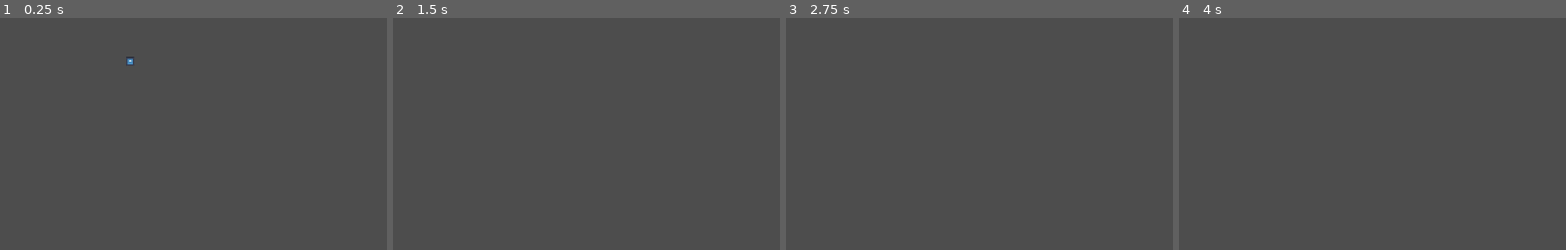
Above: before the commit, frames 1-4 (left to right).
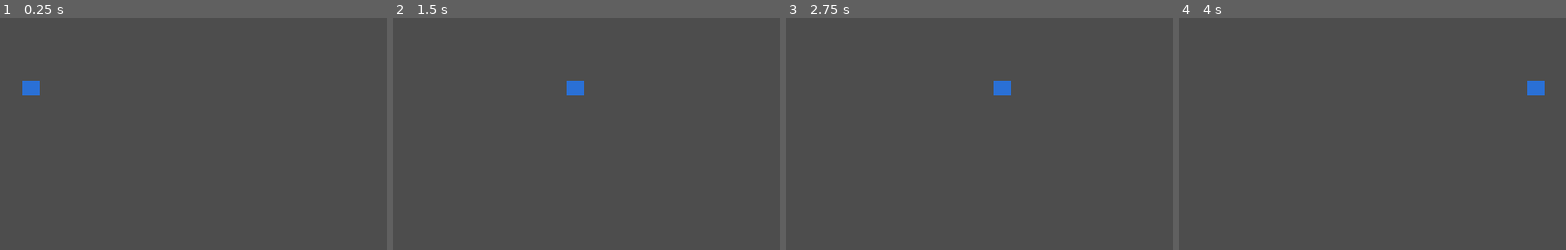
Above: after the commit, the same moments.

Repository: giuliosa/astral-genesis
Game: Godot game, scene res://Scenes/World/Test-world.tscn
Same seed, same stepped clock (60 frames per second), same inputs: the game is played once before the commit and once after it. Before the commit the project starts from res://Tests/test_map.tscn. The engine's default icon, where the game draws it, is replaced by a stand-in: a white triangle on a blue panel in a dark square.
Inputs:
- Up to frame 1 (0.25 s): no input
- Up to frame 2 (1.5 s): tap Enter (ui_accept) at 0.5, 0.6, 0.77, 1.07, 1.35 s; hold Right (ui_right) from 0.53 s (still down)
- Up to frame 3 (2.75 s): tap Enter (ui_accept) at 1.52, 1.82, 2.1 s; release Right (ui_right) at 2.03 s; hold Left (ui_left) from 2.03 s (still down)
- Up to frame 4 (4 s): release Left (ui_left) at 2.78 s; hold Right (ui_right) from 2.78 s (still down); tap Enter (ui_accept) at 2.85, 3.02, 3.32, 3.6, 3.77 s
The pictures show only the part of the screen within x 26-76%, y 30-80%; the shares and areas given below are measured in that part.
In our replay, the window is 799x449 before the commit and 640x480 after it. These sizes can differ from the game's own. Grey fills any space a smaller window leaves; there, only what the larger window draws over its background counts as a difference.

The runs differ from the first frame. In frame 1, 0.3% of the frame differs, in the area x 5-35%, y 16-34%; in frame 2, 0.3%; in frame 3, 0.3%; in frame 4, 0.3%.

Commit message:
Adding scenes

Diff:
--- a/CharacterBody2D.gd
+++ /dev/null
@@ -1,28 +0,0 @@
-extends CharacterBody2D
-
-
-const SPEED = 300.0
-const JUMP_VELOCITY = -400.0
-
-# Get the gravity from the project settings to be synced with RigidBody nodes.
-var gravity = ProjectSettings.get_setting("physics/2d/default_gravity")
-
-
-func _physics_process(delta):
-	# Add the gravity.
-	if not is_on_floor():
-		velocity.y += gravity * delta
-
-	# Handle jump.
-	if Input.is_action_just_pressed("ui_accept") and is_on_floor():
-		velocity.y = JUMP_VELOCITY
-
-	# Get the input direction and handle the movement/deceleration.
-	# As good practice, you should replace UI actions with custom gameplay actions.
-	var direction = Input.get_axis("ui_left", "ui_right")
-	if direction:
-		velocity.x = direction * SPEED
-	else:
-		velocity.x = move_toward(velocity.x, 0, SPEED)
-
-	move_and_slide()
--- /dev/null
+++ b/Scenes/Actors/Player/player.gd
@@ -0,0 +1,30 @@
+extends CharacterBody2D
+
+const ACCELERATION = 1000
+const FRICTION = 10000
+
+var max_speed = 180
+
+# Called when the node enters the scene tree for the first time.
+func _ready():
+	randomize()
+
+# Called every frame. 'delta' is the elapsed time since the previous frame.
+func _process(delta):
+	pass
+
+func _physics_process(delta):
+	move_state(delta)
+	pass
+
+func move_state(delta):
+	var input_vector = Vector2.ZERO
+	input_vector.x = Input.get_action_strength("ui_right") - Input.get_action_strength("ui_left")
+	input_vector.y = Input.get_action_strength("ui_down") - Input.get_action_strength("ui_up")
+	input_vector = input_vector.normalized()
+
+	if input_vector != Vector2.ZERO:
+		velocity = velocity.move_toward(input_vector * max_speed, ACCELERATION * delta)
+	else:
+		velocity = velocity.move_toward(Vector2.ZERO, FRICTION * delta)
+	move_and_slide()
--- /dev/null
+++ b/Scenes/Actors/Player/player.tscn
@@ -0,0 +1,20 @@
+[gd_scene load_steps=3 format=3 uid="uid://bpui2col3fpud"]
+
+[ext_resource type="Script" path="res://Scenes/Actors/Player/player.gd" id="1_7fj6v"]
+
+[sub_resource type="CapsuleShape2D" id="CapsuleShape2D_86euk"]
+radius = 4.0
+height = 22.0
+
+[node name="Player" type="CharacterBody2D"]
+script = ExtResource("1_7fj6v")
+
+[node name="Polygon2D" type="Polygon2D" parent="."]
+position = Vector2(-0.818182, -1.33333)
+scale = Vector2(1.63636, 1.66667)
+color = Color(0.168627, 0.439216, 0.839216, 1)
+polygon = PackedVector2Array(-5, -7, 0.441179, -7, 6, -7, 6, -2.49073, 6, 2, -5, 2)
+
+[node name="CollisionShape2D" type="CollisionShape2D" parent="."]
+rotation = 1.5708
+shape = SubResource("CapsuleShape2D_86euk")
--- /dev/null
+++ b/Scenes/World/Test-world.tscn
@@ -0,0 +1,8 @@
+[gd_scene load_steps=2 format=3 uid="uid://bycppogqwvvvi"]
+
+[ext_resource type="PackedScene" uid="uid://bpui2col3fpud" path="res://Scenes/Actors/Player/player.tscn" id="1_n68ou"]
+
+[node name="Test-world" type="Node2D"]
+
+[node name="Player" parent="." instance=ExtResource("1_n68ou")]
+position = Vector2(239, 222)
--- a/Tests/test_map.tscn
+++ /dev/null
@@ -1,21 +0,0 @@
-[gd_scene load_steps=4 format=3 uid="uid://oyl5qs3hc0nf"]
-
-[ext_resource type="Script" path="res://CharacterBody2D.gd" id="1_fx14q"]
-[ext_resource type="Texture2D" uid="uid://cwy1rg6cukkq8" path="res://icon.svg" id="2_e8ui7"]
-
-[sub_resource type="RectangleShape2D" id="RectangleShape2D_krj2k"]
-size = Vector2(14, 14)
-
-[node name="TestMap" type="Node2D"]
-
-[node name="Player" type="CharacterBody2D" parent="."]
-position = Vector2(492, 240)
-script = ExtResource("1_fx14q")
-metadata/_edit_group_ = true
-
-[node name="Sprite2D" type="Sprite2D" parent="Player"]
-scale = Vector2(0.1, 0.1)
-texture = ExtResource("2_e8ui7")
-
-[node name="CollisionShape2D" type="CollisionShape2D" parent="Player"]
-shape = SubResource("RectangleShape2D_krj2k")
--- a/project.godot
+++ b/project.godot
@@ -11,9 +11,51 @@
 [application]
 
 config/name="Astral Genesis"
-run/main_scene="res://Tests/test_map.tscn"
+run/main_scene="res://Scenes/World/Test-world.tscn"
 config/features=PackedStringArray("4.2", "GL Compatibility")
 config/icon="res://icon.svg"
+
+[display]
+
+window/size/viewport_width=640
+window/size/viewport_height=480
+window/size/resizable=false
+window/stretch/mode="viewport"
+
+[input]
+
+ui_left={
+"deadzone": 0.5,
+"events": [Object(InputEventKey,"resource_local_to_scene":false,"resource_name":"","device":0,"window_id":0,"alt_pressed":false,"shift_pressed":false,"ctrl_pressed":false,"meta_pressed":false,"pressed":false,"keycode":4194319,"physical_keycode":0,"key_label":0,"unicode":0,"echo":false,"script":null)
+, Object(InputEventJoypadButton,"resource_local_to_scene":false,"resource_name":"","device":0,"button_index":13,"pressure":0.0,"pressed":false,"script":null)
+, Object(InputEventJoypadMotion,"resource_local_to_scene":false,"resource_name":"","device":0,"axis":0,"axis_value":-1.0,"script":null)
+, null, Object(InputEventKey,"resource_local_to_scene":false,"resource_name":"","device":-1,"window_id":0,"alt_pressed":false,"shift_pressed":false,"ctrl_pressed":false,"meta_pressed":false,"pressed":false,"keycode":0,"physical_keycode":65,"key_label":0,"unicode":97,"echo":false,"script":null)
+]
+}
+ui_right={
+"deadzone": 0.5,
+"events": [Object(InputEventKey,"resource_local_to_scene":false,"resource_name":"","device":0,"window_id":0,"alt_pressed":false,"shift_pressed":false,"ctrl_pressed":false,"meta_pressed":false,"pressed":false,"keycode":4194321,"physical_keycode":0,"key_label":0,"unicode":0,"echo":false,"script":null)
+, Object(InputEventJoypadButton,"resource_local_to_scene":false,"resource_name":"","device":0,"button_index":14,"pressure":0.0,"pressed":false,"script":null)
+, Object(InputEventJoypadMotion,"resource_local_to_scene":false,"resource_name":"","device":0,"axis":0,"axis_value":1.0,"script":null)
+, Object(InputEventKey,"resource_local_to_scene":false,"resource_name":"","device":-1,"window_id":0,"alt_pressed":false,"shift_pressed":false,"ctrl_pressed":false,"meta_pressed":false,"pressed":false,"keycode":0,"physical_keycode":68,"key_label":0,"unicode":100,"echo":false,"script":null)
+]
+}
+ui_up={
+"deadzone": 0.5,
+"events": [Object(InputEventKey,"resource_local_to_scene":false,"resource_name":"","device":0,"window_id":0,"alt_pressed":false,"shift_pressed":false,"ctrl_pressed":false,"meta_pressed":false,"pressed":false,"keycode":4194320,"physical_keycode":0,"key_label":0,"unicode":0,"echo":false,"script":null)
+, Object(InputEventJoypadButton,"resource_local_to_scene":false,"resource_name":"","device":0,"button_index":11,"pressure":0.0,"pressed":false,"script":null)
+, Object(InputEventJoypadMotion,"resource_local_to_scene":false,"resource_name":"","device":0,"axis":1,"axis_value":-1.0,"script":null)
+, Object(InputEventKey,"resource_local_to_scene":false,"resource_name":"","device":-1,"window_id":0,"alt_pressed":false,"shift_pressed":false,"ctrl_pressed":false,"meta_pressed":false,"pressed":false,"keycode":0,"physical_keycode":87,"key_label":0,"unicode":119,"echo":false,"script":null)
+]
+}
+ui_down={
+"deadzone": 0.5,
+"events": [Object(InputEventKey,"resource_local_to_scene":false,"resource_name":"","device":0,"window_id":0,"alt_pressed":false,"shift_pressed":false,"ctrl_pressed":false,"meta_pressed":false,"pressed":false,"keycode":4194322,"physical_keycode":0,"key_label":0,"unicode":0,"echo":false,"script":null)
+, Object(InputEventJoypadButton,"resource_local_to_scene":false,"resource_name":"","device":0,"button_index":12,"pressure":0.0,"pressed":false,"script":null)
+, Object(InputEventJoypadMotion,"resource_local_to_scene":false,"resource_name":"","device":0,"axis":1,"axis_value":1.0,"script":null)
+, Object(InputEventKey,"resource_local_to_scene":false,"resource_name":"","device":-1,"window_id":0,"alt_pressed":false,"shift_pressed":false,"ctrl_pressed":false,"meta_pressed":false,"pressed":false,"keycode":0,"physical_keycode":83,"key_label":0,"unicode":115,"echo":false,"script":null)
+]
+}
 
 [rendering]
 
